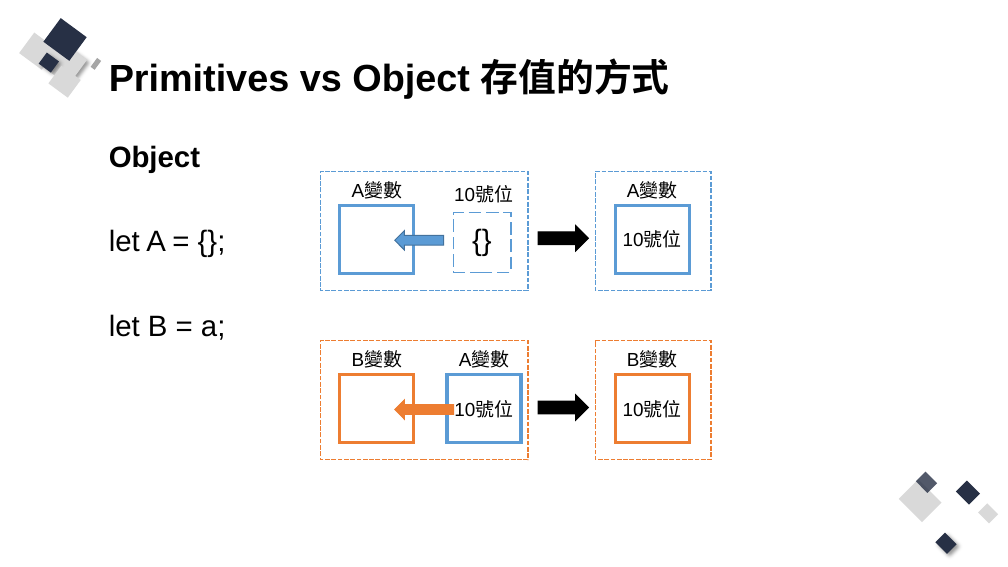
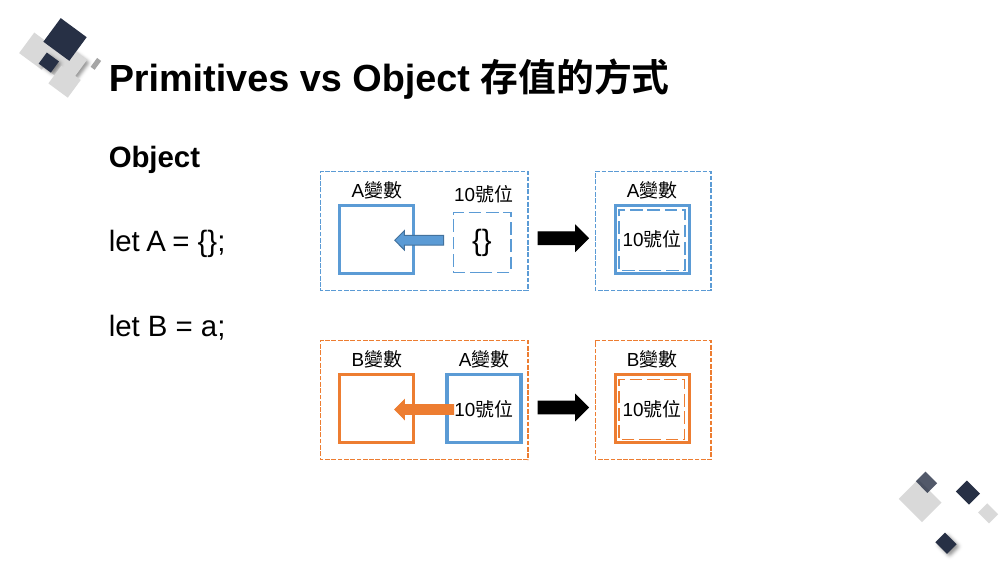
Before and after one commit to Q81JIAXIONG/-, a slide deck: slide 12 of 投影片/6.實作-帳號註冊、登入網頁前端防呆與提示.pptx. Drawn at 1008x567 pixels with LibreOffice and Linux fonts; fonts in the diff are those of the drawing. Boxes give left, top, right and bottom in pixels: in the first picture for what was removed or moved away, otherwise in the second. Text is boxed around its words. In the diff, an @@ line names an element or a change of style, - is before the commit and + after.

```diff
--- a/投影片/6.實作-帳號註冊、登入網頁前端防呆與提示.pptx
+++ b/投影片/6.實作-帳號註冊、登入網頁前端防呆與提示.pptx
@@ rectangle added at (619, 210, 685, 271), outline #5B9BD5 1.5 pt dashed @@
@@ rectangle added at (619, 380, 685, 440), outline #ED7D31 1.5 pt dashed @@
```
Also in this commit, not shown: 6 other slides changed, 7 slides added, 2 slides removed, 15 other files.
